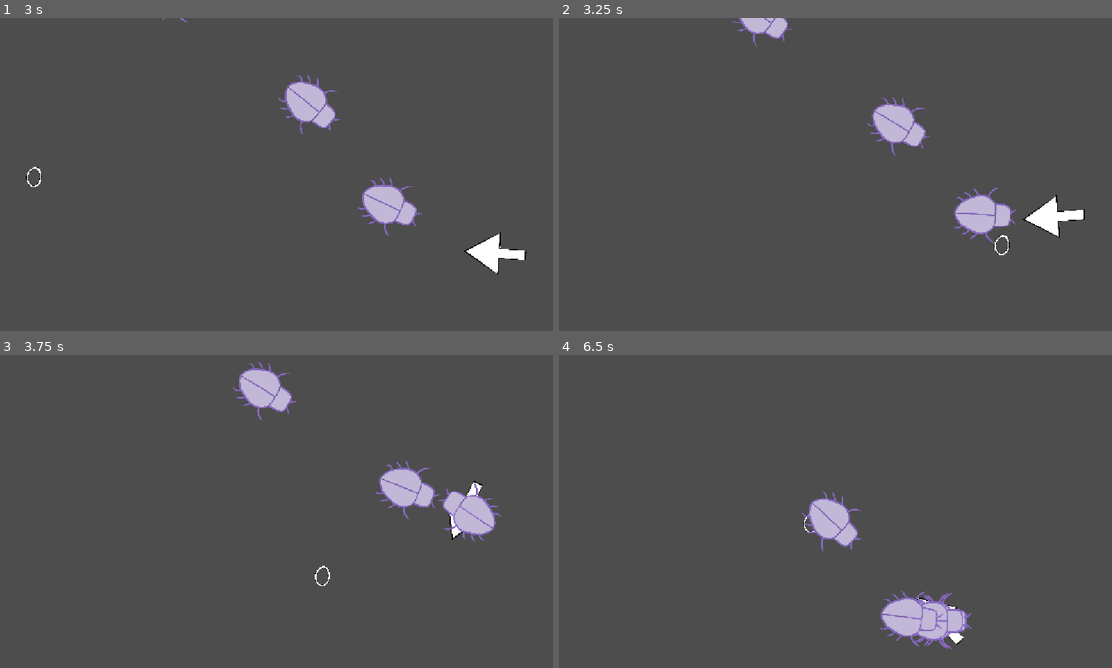
Above: before the commit, frames 1-4 (two rows, left to right).
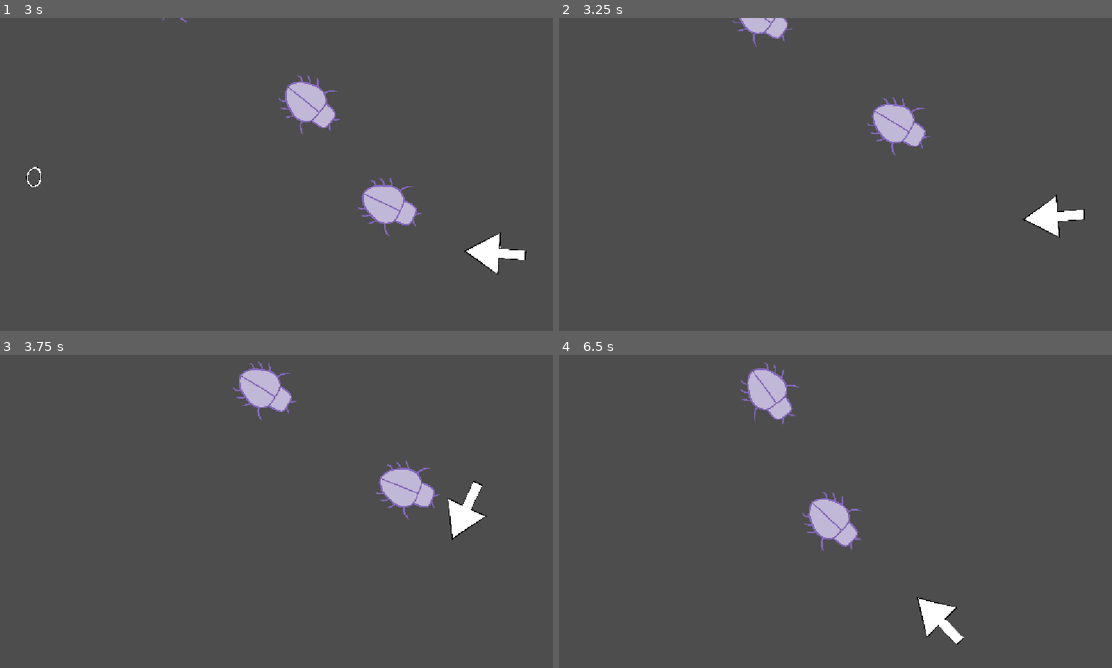
Above: after the commit, the same moments.

Repository: HaroldHuynh/2026GameJam
Game: Godot game, scene res://player/player_test_level.tscn
The game is run twice, just before and just after one commit, with the same random seed, the same clock (stepped at 60 frames per second) and the same inputs.
Inputs (mouse positions are in pixels of both pictures, inside the frame that each line leads up to):
- Up to frame 1 (3 s): tap Enter at 0.5 s; move the mouse to (398, 158) at 0.52 s; hold D (right) 0.53-1.28 s; tap Space at 0.77, 1.52 s; move the mouse to (165, 190) at 1.27 s; hold S (down) 1.28-2.03 s; move the mouse to (331, 105) at 2.02 s; hold D (right) 2.03-2.78 s; move the mouse to (248, 237) at 2.77 s; hold W (up) from 2.78 s (still down)
- Up to frame 2 (3.25 s): keep holding W (up); tap Space at 3.02 s
- Up to frame 3 (3.75 s): move the mouse to (442, 558) at 3.52 s; release W (up) at 3.53 s; hold A (left) from 3.53 s (still down)
- Up to frame 4 (6.5 s): tap Space at 3.77, 4.52, 6.02 s; move the mouse to (669, 464) at 4.27 s; move the mouse to (863, 511) at 5.02 s; release A (left) at 5.03 s; hold S (down) 5.03-5.78 s; move the mouse to (752, 433) at 5.77 s; hold D (right) from 5.78 s (still down)

Frame 1 is identical in both runs. In frame 2, 1.1% of the frame differs, in the area x 71-83%, y 54-76%; in frame 3, 1.1%; in frame 4, 2.8%, in the area x 32-75%, y 2-94%.

Commit message:
add enemy death

Diff:
--- a/enemy/enemy.gd
+++ b/enemy/enemy.gd
@@ -6,8 +6,12 @@
 
 signal hit_player
 
+var alive : bool
 var speed = 300.0
 var direction : Vector2
+
+func _ready():
+	alive = true
 
 func _physics_process(delta: float) -> void:
 	direction = player.position - position
@@ -16,6 +20,10 @@
 	move_and_slide()
 	look_at(player.position)
 
+func die():
+	alive = false
+	queue_free()
+
 
 func _on_area_2d_body_entered(body: Node2D) -> void:
 	hit_player.emit()
--- a/player/bullet_0.gd
+++ b/player/bullet_0.gd
@@ -11,3 +11,14 @@
 # Called every frame. 'delta' is the elapsed time since the previous frame.
 func _process(delta: float) -> void:
 	position += speed * direction * delta
+
+
+func _on_timer_timeout() -> void:
+	queue_free()
+
+
+func _on_body_entered(body: Node2D) -> void:
+	print(body.name)
+	if body.alive:
+		queue_free()
+		body.die()
--- a/player/bullet_0.tscn
+++ b/player/bullet_0.tscn
@@ -20,3 +20,10 @@
 [node name="CollisionShape2D" type="CollisionShape2D" parent="." unique_id=982640149]
 position = Vector2(0, -3)
 shape = SubResource("CapsuleShape2D_rkikn")
+
+[node name="Timer" type="Timer" parent="." unique_id=94917285]
+wait_time = 5.0
+autostart = true
+
+[connection signal="body_entered" from="." to="." method="_on_body_entered"]
+[connection signal="timeout" from="Timer" to="." method="_on_timer_timeout"]
